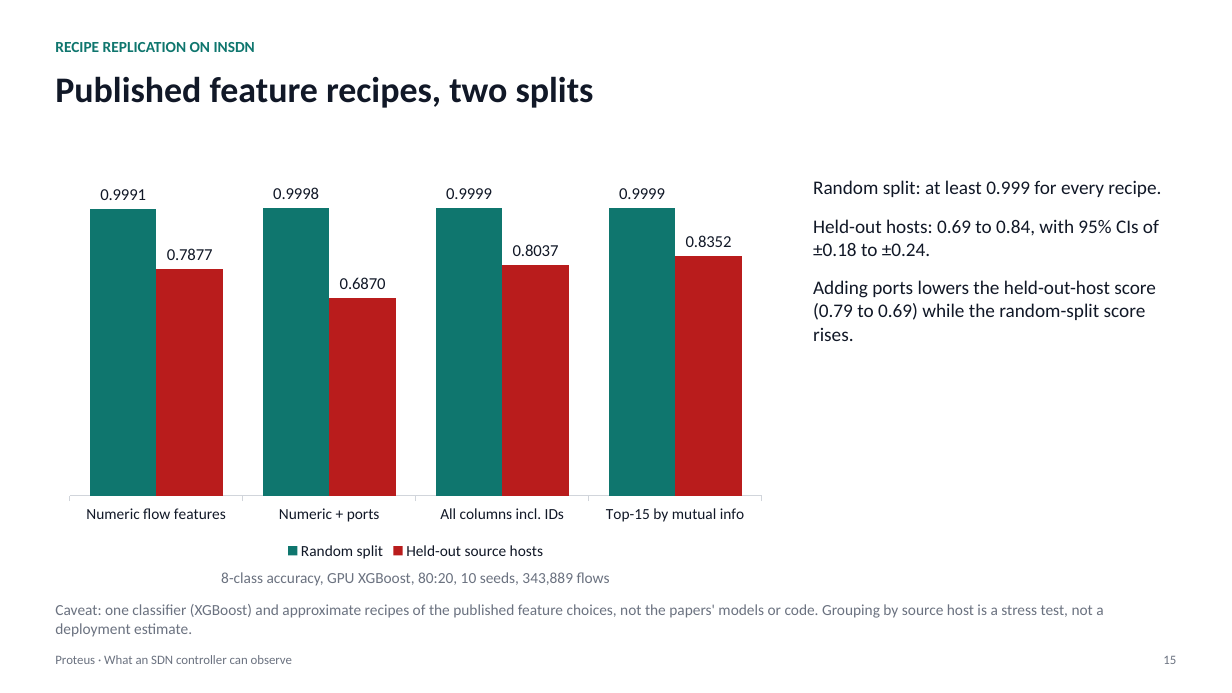
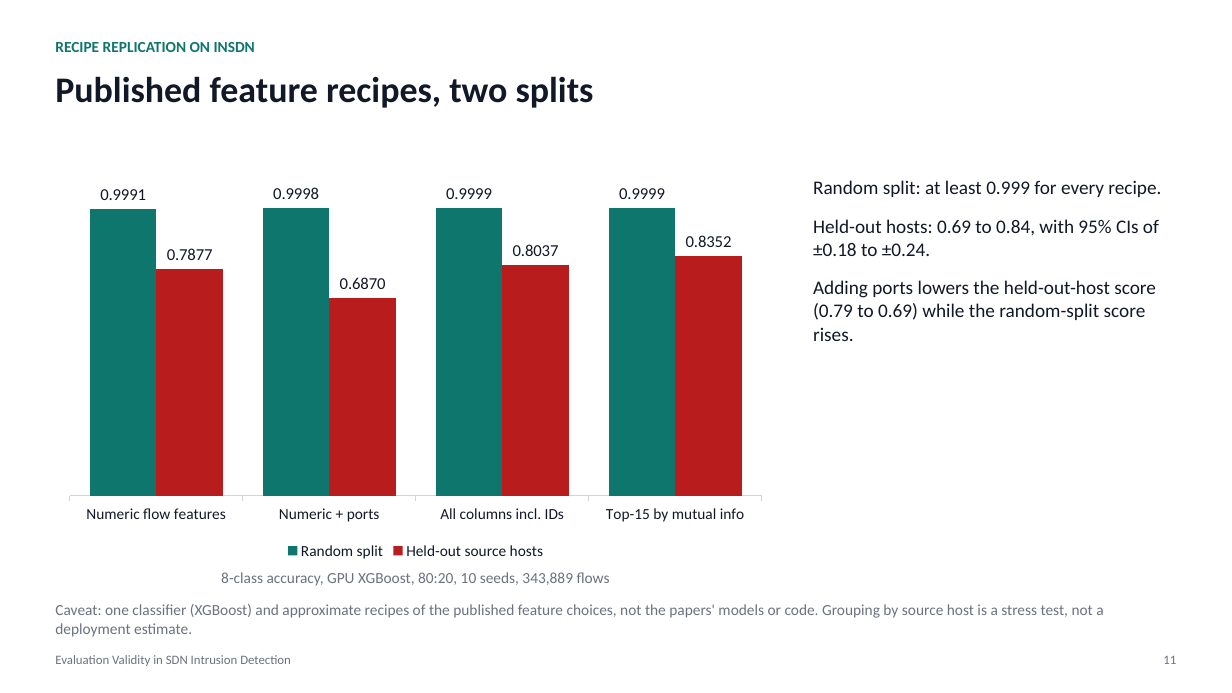
Before and after one commit to adhyan-jain/Proteus, a slide deck: slide 11 of research/insdn_controller/PRESENTATION.pptx (slide 15 before the commit). Drawn at 1232x693 pixels with LibreOffice and Linux fonts; fonts in the diff are those of the drawing. Boxes give left, top, right and bottom in pixels: in the first picture for what was removed or moved away, otherwise in the second. Text is boxed around its words. In the diff, an @@ line names an element or a change of style, - is before the commit and + after.

```diff
--- a/research/insdn_controller/PRESENTATION.pptx
+++ b/research/insdn_controller/PRESENTATION.pptx
@@ text at bbox=[55, 655, 291, 666]: text changed @@
-Proteus · What an SDN controller can observe
+Evaluation Validity in SDN Intrusion Detection
@@ text at bbox=[1163, 656, 1176, 664]: text changed @@
-15
+11
```
Also in this commit, not shown: 9 other slides changed, 4 slides added, 8 slides removed, 1 other file.
